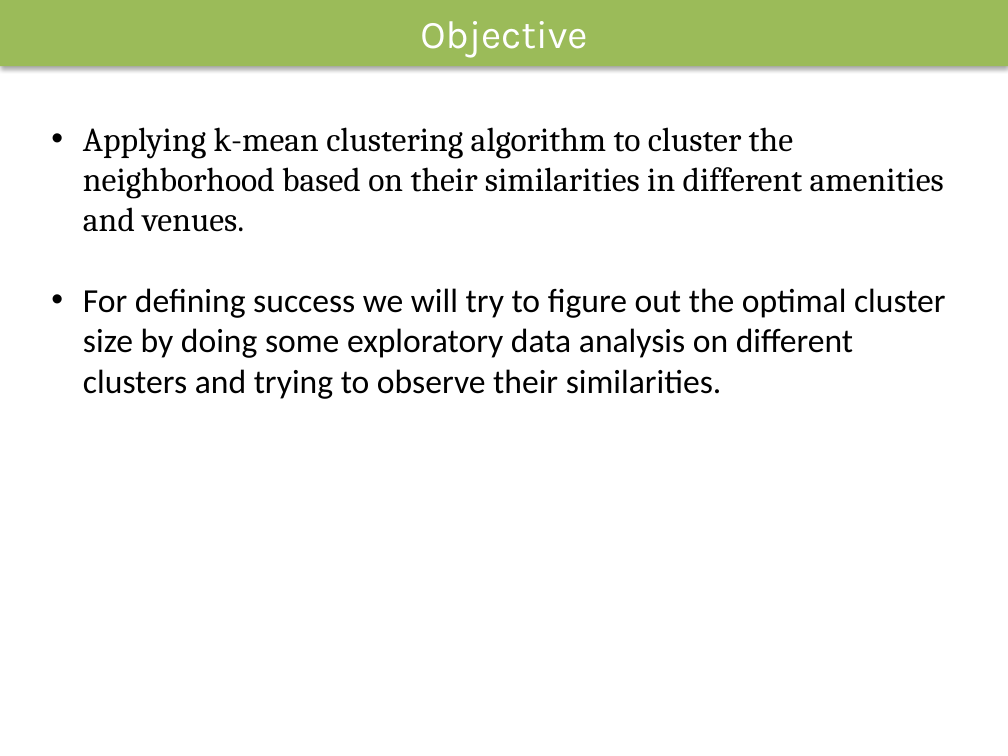
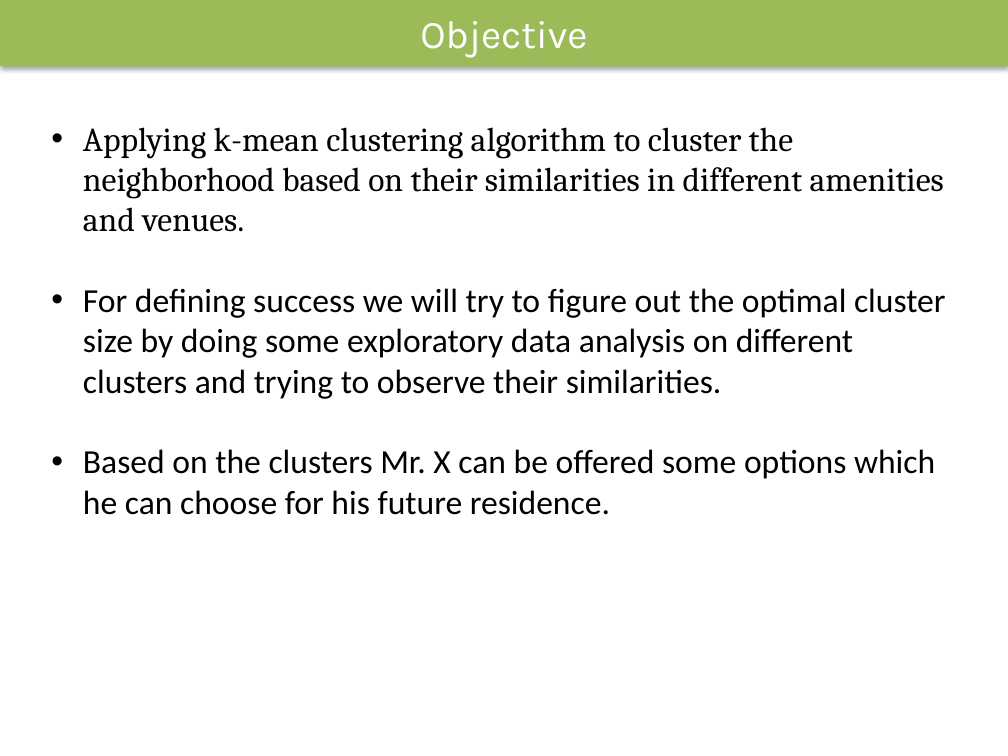
Before and after one commit to nazrulcse2k/data_science_nazrul, a slide deck: slide 3 of The Battle of Neighborhoods.pptx. Drawn at 1008x756 pixels with LibreOffice and Linux fonts; fonts in the diff are those of the drawing. Boxes give left, top, right and bottom in pixels: in the first picture for what was removed or moved away, otherwise in the second. Text is boxed around its words. In the diff, an @@ line names an element or a change of style, - is before the commit and + after.

```diff
--- a/The Battle of Neighborhoods.pptx
+++ b/The Battle of Neighborhoods.pptx
@@ text at (83, 449, 935, 515): paragraph added @@
+• Based on the clusters Mr. X can be offered some options which he can choose for his future residence.
```
Also in this commit, not shown: 4 other slides changed, 6 slides added, 3 other files.
